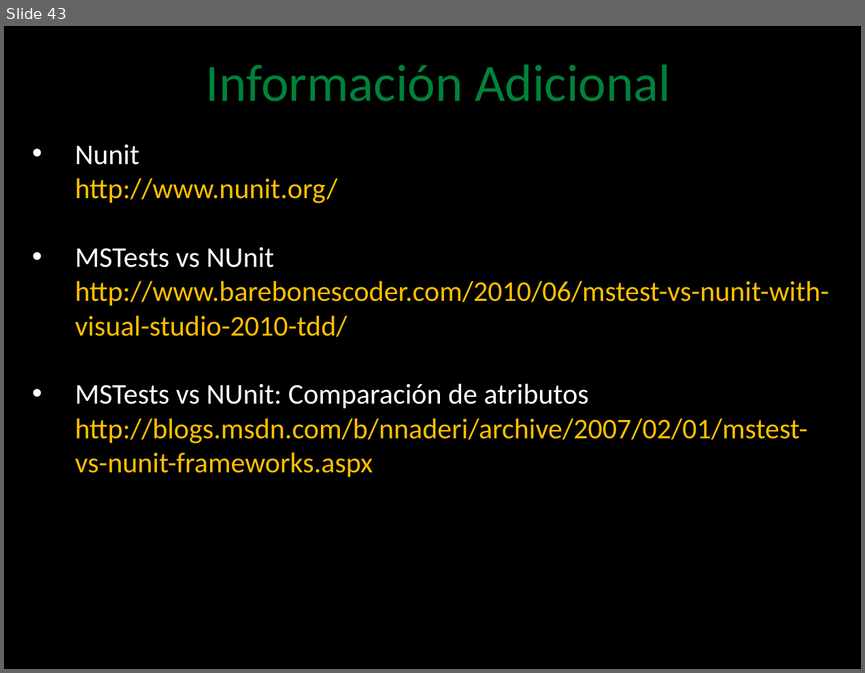
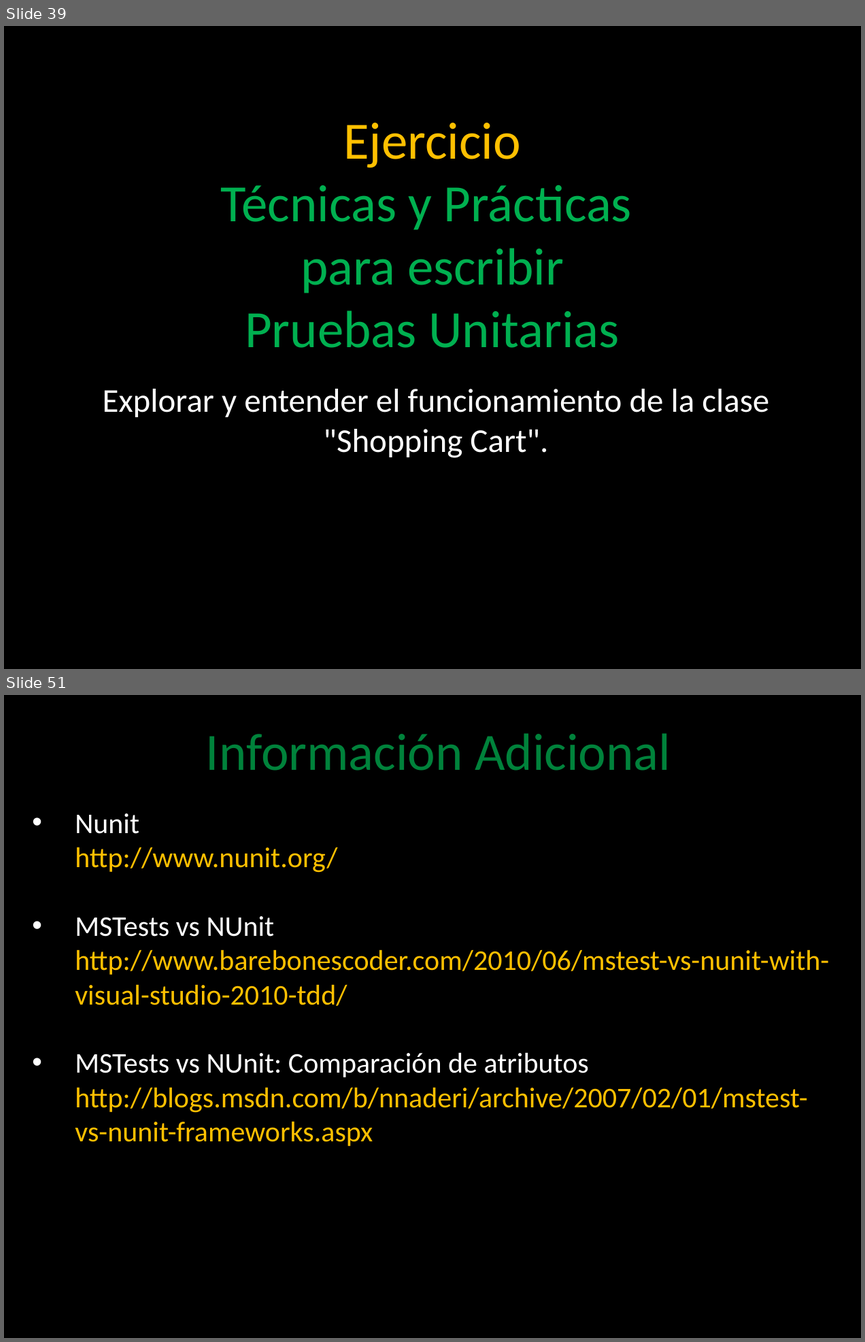
Before and after one commit to angelnunezsalazar/Test-Automation-NET, a slide deck: Diapositivas/Test Automation .NET.pptx. Shown one above the other, each under a label of ours: slide 43 before the commit, slides 39 and 51 after it; the slides between them are not shown. The pictures are 865x673 and 865x1342 pixels, drawn with LibreOffice and Linux fonts; fonts in the diff are those of the drawing; background and template pictures are left out. Boxes give left, top, right and bottom in pixels: in the first picture for what was removed or moved away, otherwise in the second. Text is boxed around its words. In the diff, an @@ line names an element or a change of style, - is before the commit and + after.

Commit message:
Nuevo Ejercicio: Técnicas y Prácticas al escribir Unit Tests

```diff
--- a/Diapositivas/Test Automation .NET.pptx
+++ b/Diapositivas/Test Automation .NET.pptx
@@ slide 39 added at <box>4,26,861,669</box>, background picture (left out) @@
@@ title added at <box>221,123,632,348</box>, 44 pt, text #00B050 @@
+Ejercicio
+Técnicas y Prácticas
+para escribir
+Pruebas Unitarias
@@ text added at <box>103,388,769,458</box>, 28 pt, text #FFFFFF @@
+Explorar y entender el funcionamiento de la clase "Shopping Cart".
@@ what was slide 43 is now slide 51 @@
```
Also in this commit, not shown: 5 slides changed, 12 other slides added, 5 slides removed, 45 other files.
